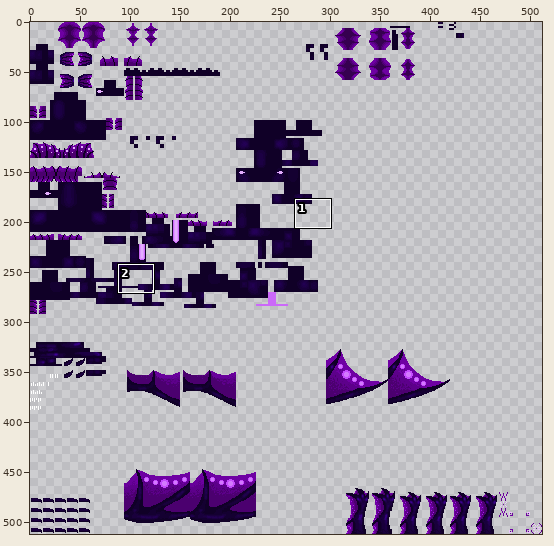
Two states of a sprite sheet, src/test/resources/SimplyRobotic_young.png. Above: a wide view before the commit, with the close-up outlined.
Close-up. The starting point:
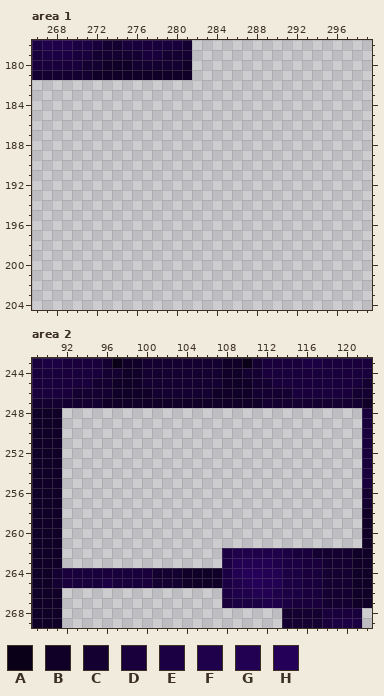
The file is 512x512 pixels. Colours within 5 levels of each other are drawn and written as one. Shown: area 1: x 266..299, y 178..204; area 2: x 89..122, y 243..269. The commit also changed other parts of the picture, which this record leaves out.
Palette (. is transparent): A #0a0017  B #100027  C #140031  D #19003c  E #1c0044  F #1f004b  G #220052  H #240058
Pixels before, area 1, first column x 266:
178 EFFFEEDCCDDDDDDC
179 DEEEDDCCCCCDDCCC
180 DDDDDCCBBBCCCCCB
181 CCCCCCBBBBBBBBBB
Pixels before, area 2, first column x 89:
243 DEEDDDDCABBCCCCCCCCBBACDDDDEEDDDDD
244 DDDDDDDCCBBCCCCCCCCBBCCDDDDDDDDDDD
245 DDDDDDCCBBBCCCCCCCCBBBCCDDDDDDDDDC
246 DDDDCCCCBBBBCCCCCCBBBBCCCCDDDDDDCC
247 CCCCCCCBBBBBBBBBBBBBBBBCCCCCCCCCCB
248 BBB..............................D
249 BBB..............................D
250 BBB..............................D
251 BBB..............................D
252 BBB..............................D
253 BBB..............................D
254 BBB..............................D
255 BBB..............................D
256 BBB..............................C
257 BBB..............................C
258 BBB..............................B
259 BBB..............................B
260 BBB..............................B
261 BBB..............................B
262 BBB................EFFFFFEDDCCCCBB
263 BBB................EGGGGFEEDDCCCBB
264 BBCDDDDDDDDDCCCBBBBEGHHGGEEDDCCCBB
265 BBCDDDDEDDDDCCCBBBBEFGHGGEEDDCCCBB
266 BBB................EFFGGFEEDDCCCBB
267 BBB................DEEEFFEDDDCCCBB
268 BBB......................CCCCDDDD.
269 BBB......................CCCCDEEE.
New version:
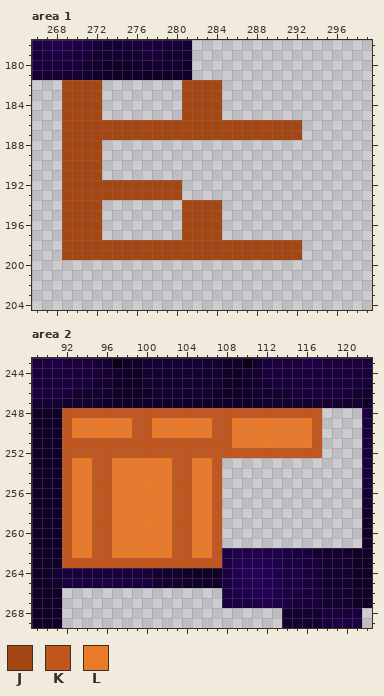
Colours new in this view: J #a54715  K #c1571f  L #ea7a2a
What changed:
Area 1:
y 182..185: x 269..272 .... -> JJJJ; x 281..284 .... -> JJJJ
y 186..187: x 269..292 ........................ -> JJJJJJJJJJJJJJJJJJJJJJJJ
y 188..191: x 269..272 .... -> JJJJ
y 192..193: x 269..280 ............ -> JJJJJJJJJJJJ
y 194..197: x 269..272 .... -> JJJJ; x 281..284 .... -> JJJJ
y 198..199: x 269..292 ........................ -> JJJJJJJJJJJJJJJJJJJJJJJJ
Area 2:
y 248: x 92..117 .......................... -> KKKKKKKKKKKKKKKKKKKKKKKKKK
y 249..250: x 92..117 .......................... -> KLLLLLLKKLLLLLLKKLLLLLLLLK
y 251: x 92..117 .......................... -> KKKKKKKKKKKKKKKKKLLLLLLLLK
y 252: x 92..117 .......................... -> KKKKKKKKKKKKKKKKKKKKKKKKKK
y 253..262: x 92..107 ................ -> KLLKKLLLLLLKKLLK
y 263: x 92..107 ................ -> KKKKKKKKKKKKKKKK
Where, in picture pixels (left, top, right, bottom), the same in both close-ups:
added: (62, 80, 302, 260)
added: (62, 408, 322, 568)
